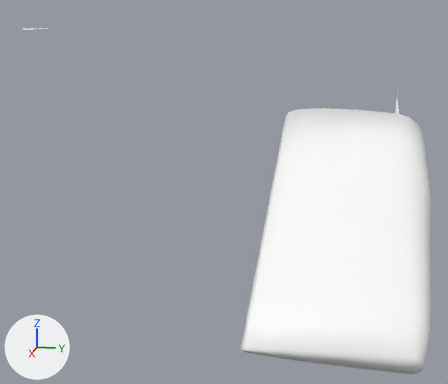
An edit to the glTF model ZLT-NT/meshes/zlt_nt_rudder_stbd.glb, drawn before and after from the same camera.
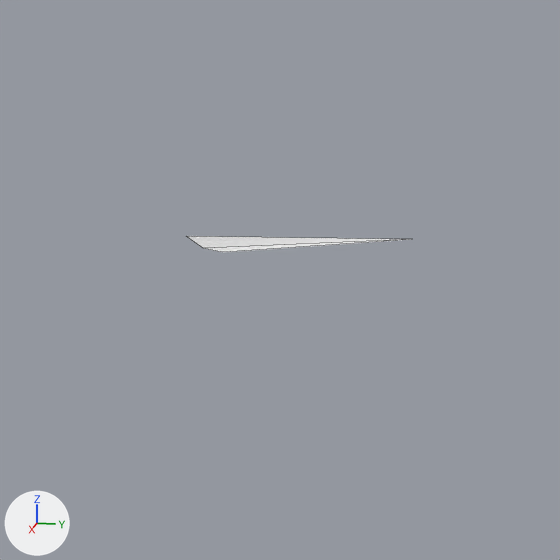
Each version is shown whole from a 50 mm lens placed at (7.47, -1.28, 2.83), pointed at (-3.76, -3.53, 0.02), then close up on the part from 0% to 15% of the width and 0% to 17% of the height. Every picture has the same lights, and +X, +Y and +Z are marked at lower left. The first two pictures are the older version. The close-ups show mesh edges as thin lines. Vertices at exactly the same position are counted once.

Script lines for the objects in view, before the commit:
```python
me_rudder_stbd = bpy.data.meshes.new('rudder_stbd')
me_rudder_stbd.from_pydata(...)  # 174 vertices, 332 faces; spans x -8.44..0.8, y -9.48..-0.01, z -0.94..3.11
me_rudder_stbd.materials.append(mat_envelope_002)  # white #ffffff
# before: 170 (-8.44, -9.26, 3.11) at pixel (412, 239), 171 (-7.46, -9.37, 3.06) at pixel (222, 252), 172 (-7.46, -9.43, 3.07) at pixel (203, 248), 173 (-7.46, -9.48, 3.11) at pixel (186, 236)
ob_rudder_stbd = bpy.data.objects.new('rudder_stbd', me_rudder_stbd)
ob_rudder_stbd.location = (0.0, 0.0, 0.0)
```
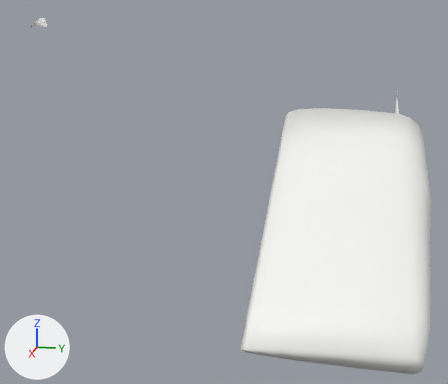
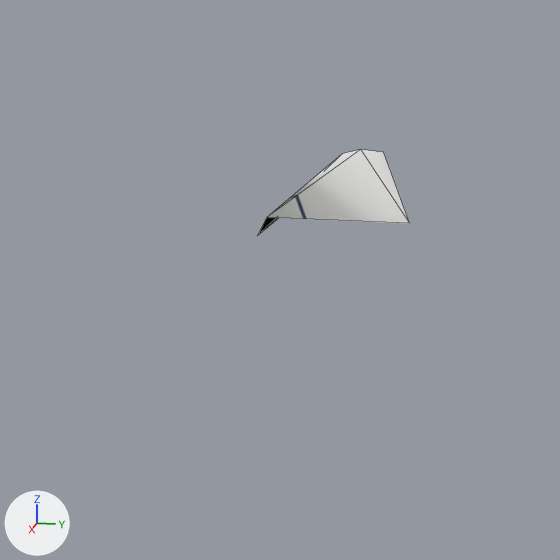
Location of each change, (x1, y1, x2, y2) in pixels of the close-ups (560 x 560 px):
'rudder_stbd', reshaped
    before: (187, 236, 411, 252)
    after: (258, 149, 409, 235)

The change, as a list of edits to the scene's bpy script:
```text
Change me_rudder_stbd:
    used by ob_rudder_stbd; location = (0.0, 0.0, 0.0)
    verts and faces of me_rudder_stbd; kept vertices keep their numbers, new ones are numbered from 174
    remove me_rudder_stbd.from_pydata(...)  # 174 vertices, 332 faces; spans x -8.44..0.8, y -9.48..-0.01, z -0.94..3.11
    add me_rudder_stbd.from_pydata(...)  # 177 vertices, 335 faces; spans x -8.44..0.8, y -9.49..-0.01, z -0.94..3.38
    me_rudder_stbd part 1
    add delete_vertices([173])  # with the faces that use them
    add verts[170] = (-8.36, -9.22, 3.16)  # moved, pixel (409, 223)
    add verts[171] = (-8.44, -9.33, 3.37)  # moved, pixel (383, 152)
    add verts[172] = (-8.36, -9.37, 3.38)  # moved, pixel (360, 149)
    add verts[174] = (-7.46, -9.22, 3.16)  # pixel (266, 217)
    add verts[175] = (-8.36, -9.43, 3.37)  # pixel (342, 153)
    add verts[176] = (-7.46, -9.26, 3.11)  # pixel (257, 235)
    add verts[177] = (-8.44, -9.49, 3.33)
    add faces += [(170, 172, 174), (172, 175, 174), (174, 175, 176), (175, 177, 176)]
```
